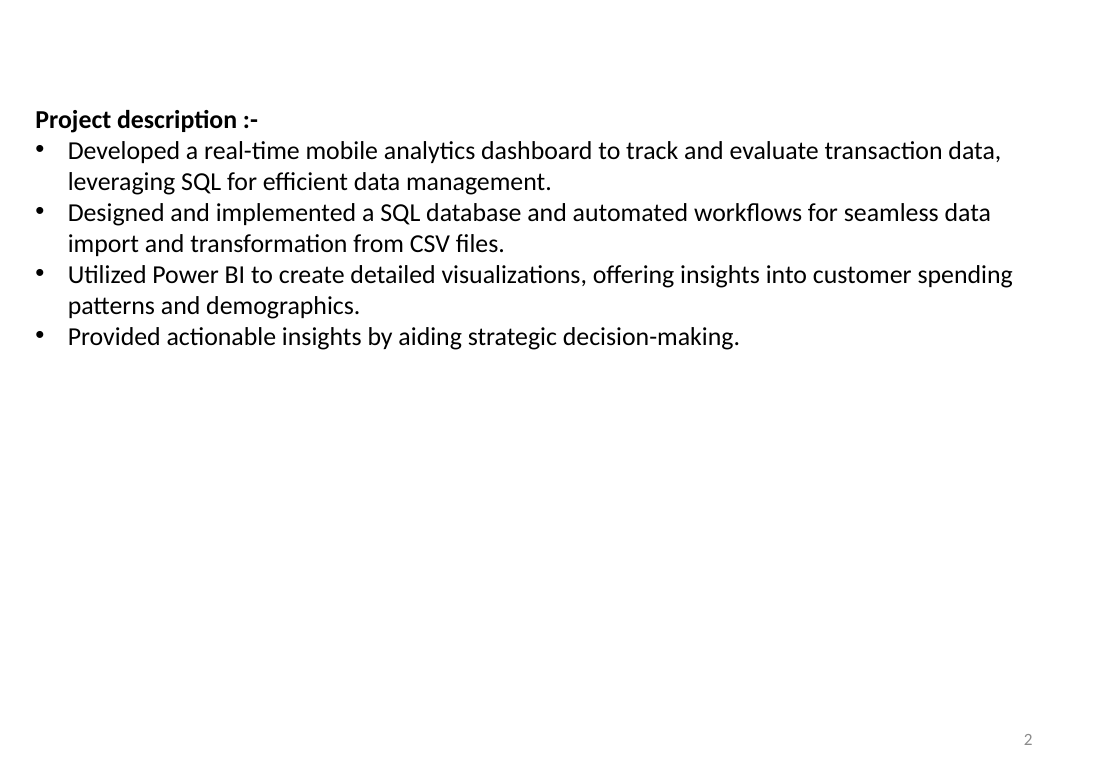
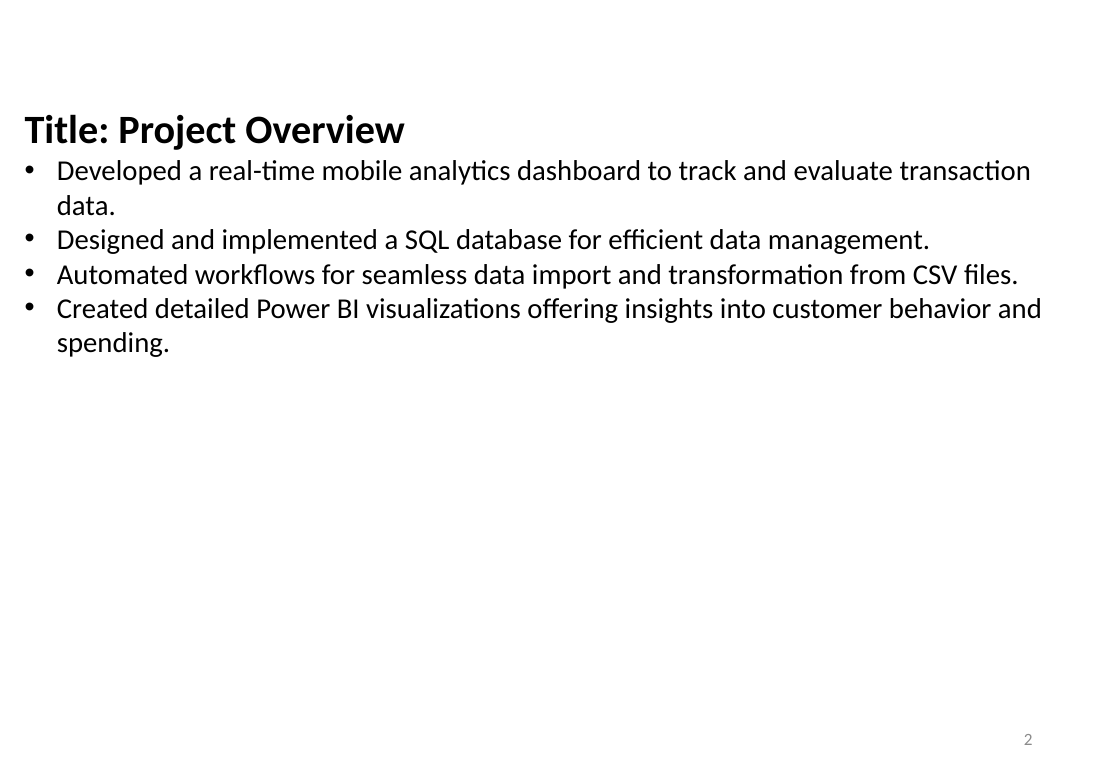
Before and after one commit to SubhamBiswas9700/Mobile-Analysis-Dashboard-Creation, a slide deck: slide 2 of Mobile Analysis ppt.pptx. Drawn at 1120x775 pixels with LibreOffice and Linux fonts; fonts in the diff are those of the drawing; background and template pictures are left out. Boxes give left, top, right and bottom in pixels: in the first picture for what was removed or moved away, otherwise in the second. Text is boxed around its words. In the diff, an @@ line names an element or a change of style, - is before the commit and + after.

```diff
--- a/Mobile Analysis ppt.pptx
+++ b/Mobile Analysis ppt.pptx
@@ text at [25,114,1042,323]: text changed; size 18 to 20 pt @@
-Project description :-
-• Developed a real-time mobile analytics dashboard to track and evaluate transaction data, leveraging SQL for efficient data management.
-• Designed and implemented a SQL database and automated workflows for seamless data import and transformation from CSV files.
-• Utilized Power BI to create detailed visualizations, offering insights into customer spending patterns and demographics.
-• Provided actionable insights by aiding strategic decision-making.
+Title: Project Overview
+• Developed a real-time mobile analytics dashboard to track and evaluate transaction data.
+• Designed and implemented a SQL database for efficient data management.
+• Automated workflows for seamless data import and transformation from CSV files.
+• Created detailed Power BI visualizations offering insights into customer behavior and spending.
```
Also in this commit, not shown: 5 slides added, 2 slides removed.
